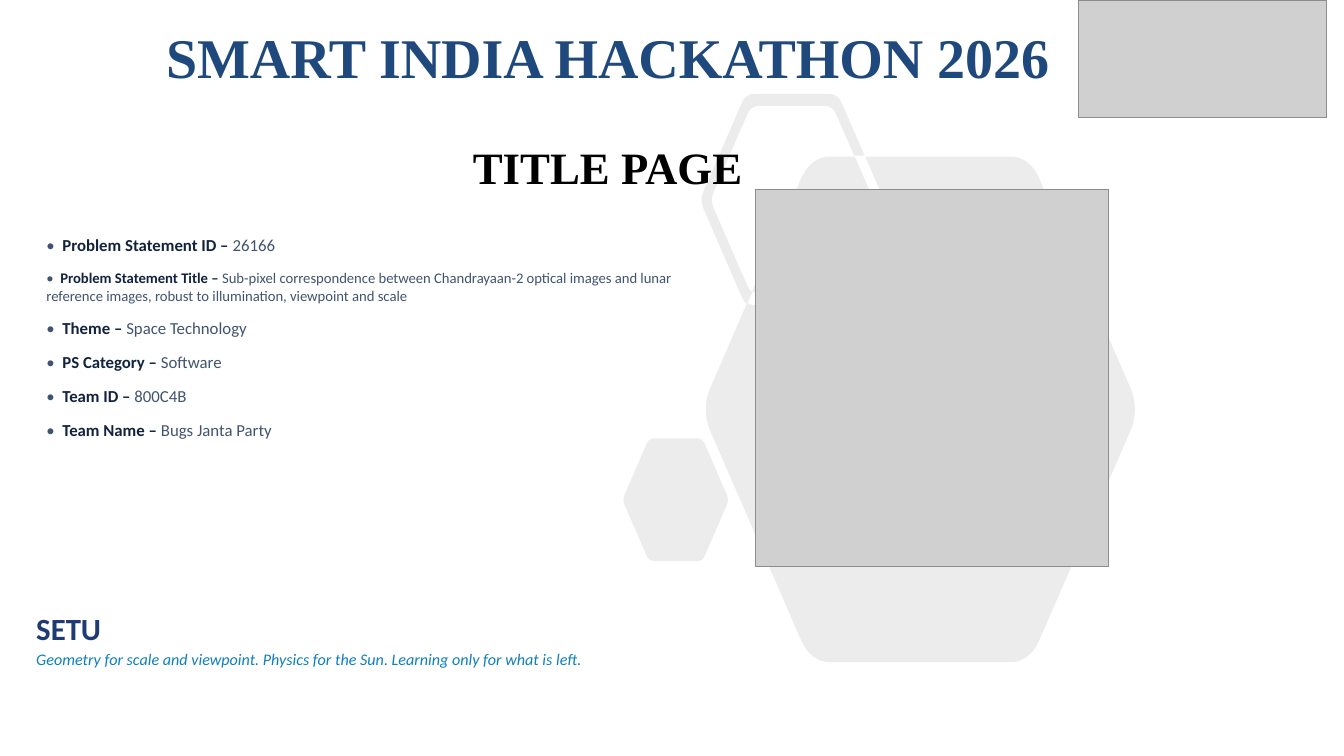
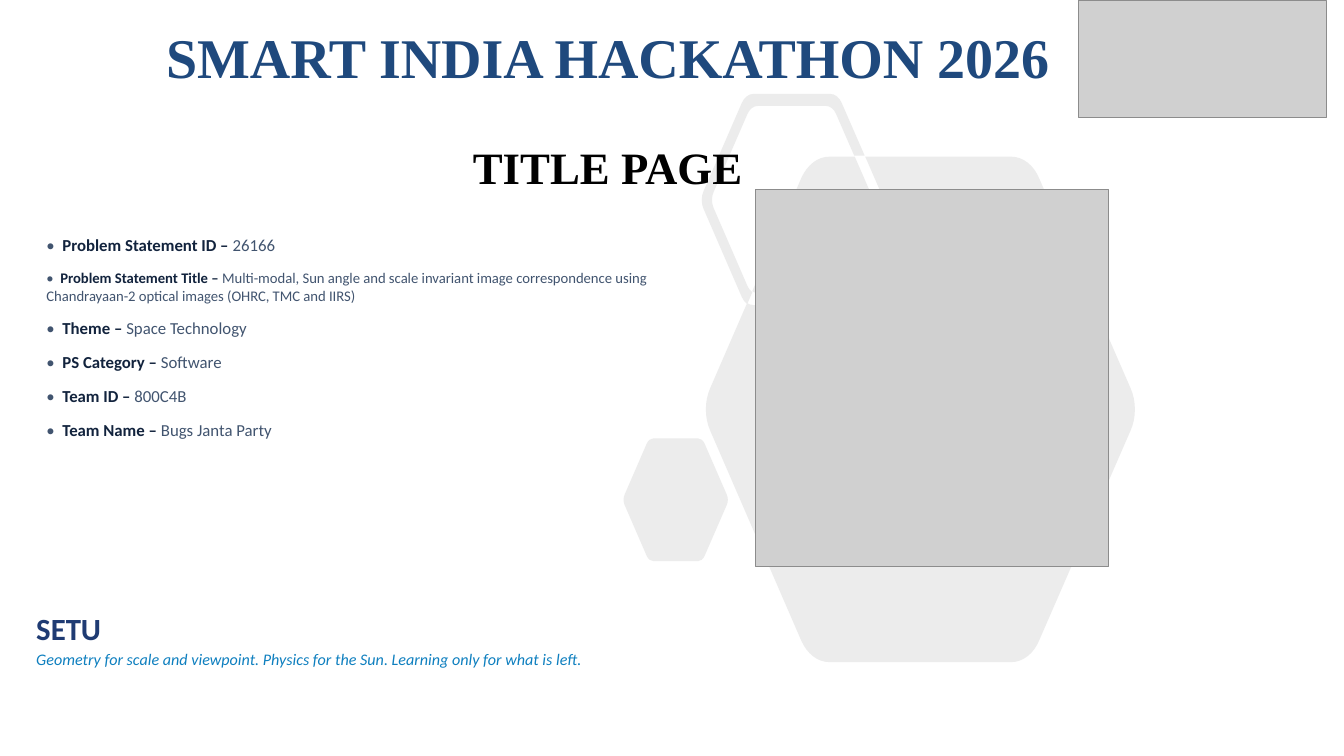
Before and after one commit to Arya-Patil686/setu-sih2026, a slide deck: slide 1 of deck/SIH2026_800C4B_SETU_PS26166.pptx. Drawn at 1344x756 pixels with LibreOffice and Linux fonts; fonts in the diff are those of the drawing; grey boxes stand for pictures. Boxes give left, top, right and bottom in pixels: in the first picture for what was removed or moved away, otherwise in the second. Text is boxed around its words. In the diff, an @@ line names an element or a change of style, - is before the commit and + after.

Commit message:
Use the official PS title, and measure the multi-modal axis it names first
The title on slide 1 was my paraphrase. It is now verbatim:

  Multi-modal, Sun angle and scale invariant image correspondence using
  Chandrayaan-2 optical images (OHRC, TMC and IIRS)

Correcting it exposed a real gap in emphasis rather than in code. Multi-modal
is the first thing the statement asks for, the machinery for it was already
there (IIRS pseudo-panchromatic synthesis, the reference policy, the
structural representations), but nothing measured it and the deck barely
mentioned it.

So it is measured now, in two conditions:

  Reflected solar, which is the path the pipeline actually takes. An
  IIRS-class sensor gap at a 4x scale ratio: 0.70 px in the source frame,
  14 m on the ground, 64.5% precision. The best baseline is 311 px. SETU is
  the only method in the table that registers these pairs at all.

  Thermal regime, which is past the design target and which the 900 to
  1600 nm window exists to avoid. Every baseline returns garbage at 0%
  precision; SETU registers none of the ten pairs. The same refusal as the
  8x scale case, on a different axis.

Slide 2's diagram now mirrors the title's own axes instead of the three from
the specification body.

```diff
--- a/deck/SIH2026_800C4B_SETU_PS26166.pptx
+++ b/deck/SIH2026_800C4B_SETU_PS26166.pptx
@@ text at bbox=[46, 272, 646, 304]: text changed @@
-• Problem Statement Title – Sub-pixel correspondence between Chandrayaan-2 optical images and lunar reference images, robust to illumination, viewpoint and scale
+• Problem Statement Title – Multi-modal, Sun angle and scale invariant image correspondence using Chandrayaan-2 optical images (OHRC, TMC and IIRS)
```
Also in this commit, not shown: 2 other slides changed, 19 other files.
